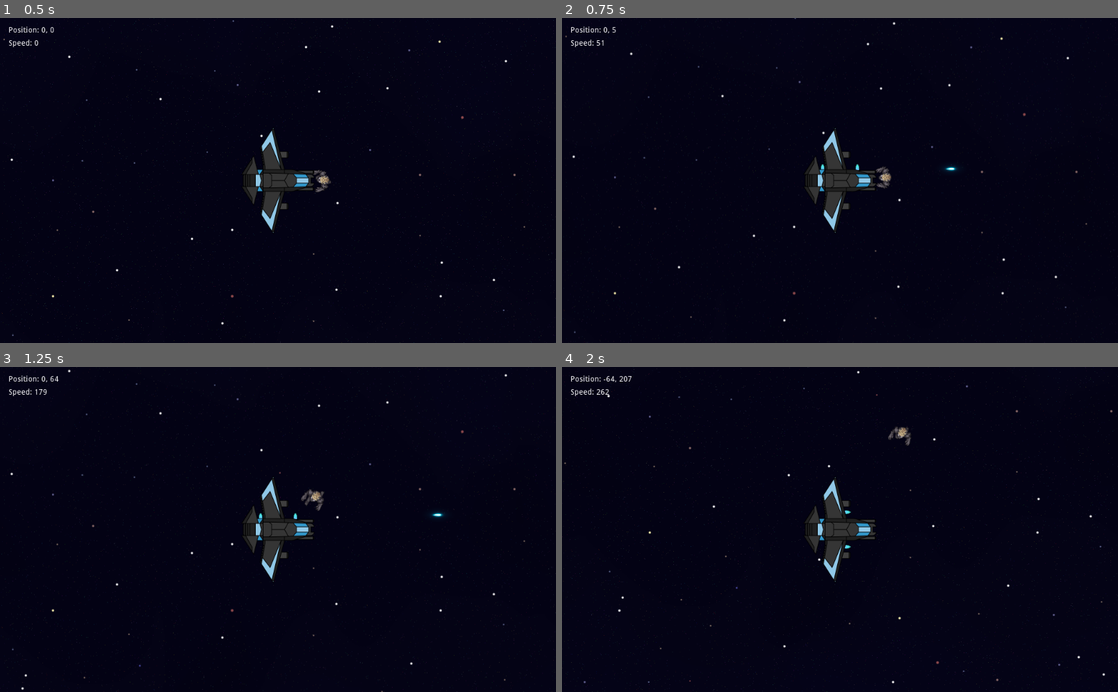
Above: before the commit, frames 1-4 (two rows, left to right).
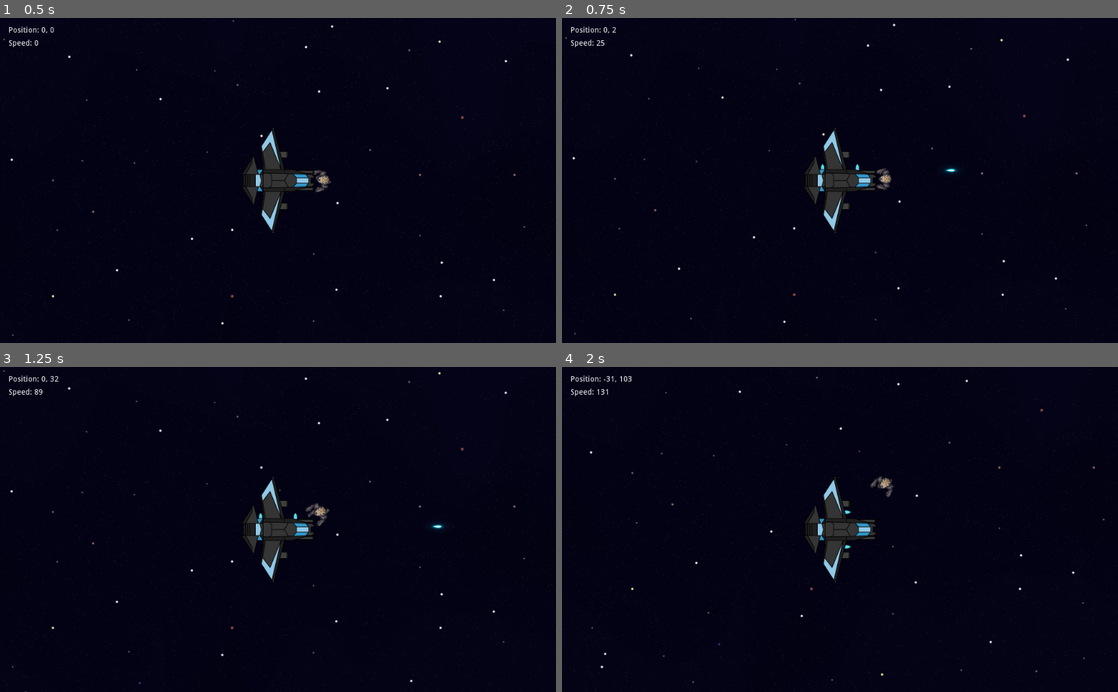
Above: after the commit, the same moments.

Repository: Bradels/minijam2022
Game: Godot game, scene res://Scenes/TestWorld.tscn
The game is run twice, just before and just after one commit, with the same random seed, the same clock (stepped at 60 frames per second) and the same inputs. This scene is started directly instead of the project's main scene.
Inputs (mouse positions are in pixels of both pictures, inside the frame that each line leads up to):
- Up to frame 1 (0.5 s): no input
- Up to frame 2 (0.75 s): move the mouse to (962, 164) at 0.52 s; press the mouse at (962, 164) at 0.53 s; hold E (ship_strafe_right) from 0.53 s (still down)
- Up to frame 3 (1.25 s): keep holding E (ship_strafe_right)
- Up to frame 4 (2 s): move the mouse to (728, 545) at 1.27 s; release E (ship_strafe_right) at 1.28 s; release the mouse at (728, 545) at 1.28 s; hold S (down) from 1.28 s (still down); right-click (728, 545) at 1.35 s

Frame 1 is identical in both runs. In frame 2, 0.4% of the frame differs, in the area x 0-100%, y 0-100%; in frame 3, 0.7%; in frame 4, 0.9%.

Commit message:
tweak: max velocity on spaceship

Diff:
--- a/Scenes/Entities/Spaceship.tscn
+++ b/Scenes/Entities/Spaceship.tscn
@@ -60,6 +60,9 @@
 margin_top = 40.0
 margin_right = 40.0
 margin_bottom = 14.0
+__meta__ = {
+"_edit_use_anchors_": false
+}
 
 [node name="Sprite" type="Sprite" parent="."]
 rotation = 1.5708
--- a/Scripts/Entities/Spaceship/Spaceship.gd
+++ b/Scripts/Entities/Spaceship/Spaceship.gd
@@ -8,8 +8,9 @@
 
 var acceleration : Vector2 = Vector2.ZERO
 var velocity : Vector2 = Vector2.ZERO
-var max_velocity : int = 256
-var thrust : int = 256
+var max_velocity : int = 1024
+var primary_thrust : int = 256
+var secondary_thrust : int = 128
 
 
 func _physics_process(delta):
@@ -17,31 +18,32 @@
 	acceleration = Vector2.ZERO
 
 	if Input.is_action_pressed('ship_rotate_left'):
-		rotation -= thrust * delta * 0.01
+		rotation -= secondary_thrust * delta * 0.02
 		thrusters.rotate_left()
 
 	if Input.is_action_pressed('ship_rotate_right'):
-		rotation += thrust * delta * 0.01
+		rotation += secondary_thrust * delta * 0.02
 		thrusters.rotate_right()
 
 	if Input.is_action_pressed('ship_forward'):
-		acceleration.x += thrust
+		acceleration.x += primary_thrust
 		thrusters.forward()
 
 	if Input.is_action_pressed('ship_reverse'):
-		acceleration.x -= thrust
+		acceleration.x -= secondary_thrust
 		thrusters.reverse()
 
 	if Input.is_action_pressed('ship_strafe_right'):
-		acceleration.y += thrust
+		acceleration.y += secondary_thrust
 		thrusters.strafe_right()
 
 	if Input.is_action_pressed('ship_strafe_left'):
-		acceleration.y -= thrust
+		acceleration.y -= secondary_thrust
 		thrusters.strafe_left()
 
 	acceleration = acceleration.rotated(rotation)
 	velocity += acceleration * delta
+	velocity = velocity.clamped(max_velocity)
 	position += move_and_slide(velocity * delta)
 
 	hud.position(position)
